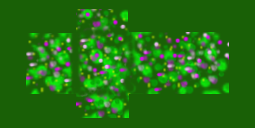
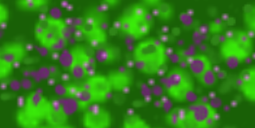
Layers edited between the first and the second 255x128 image:
painted on "Layer" over [0, 0, 255, 128]
removed layer "Pasted Layer" over [26, 9, 229, 118]
removed layer "Background" over [0, 0, 255, 128]
